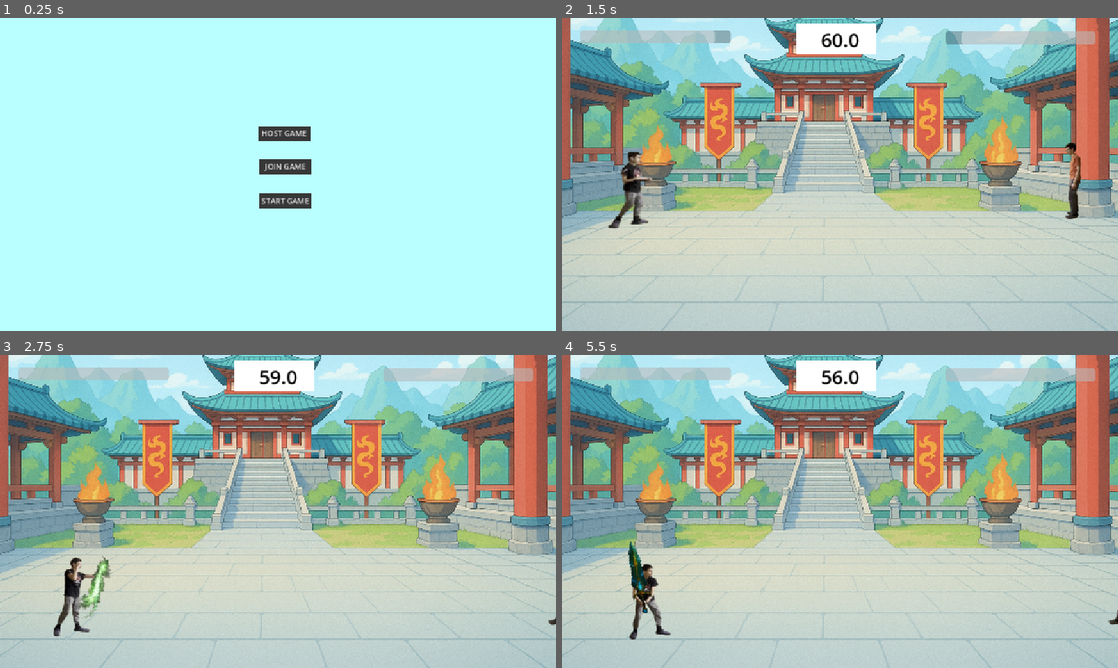
Above: before the commit, frames 1-4 (two rows, left to right).
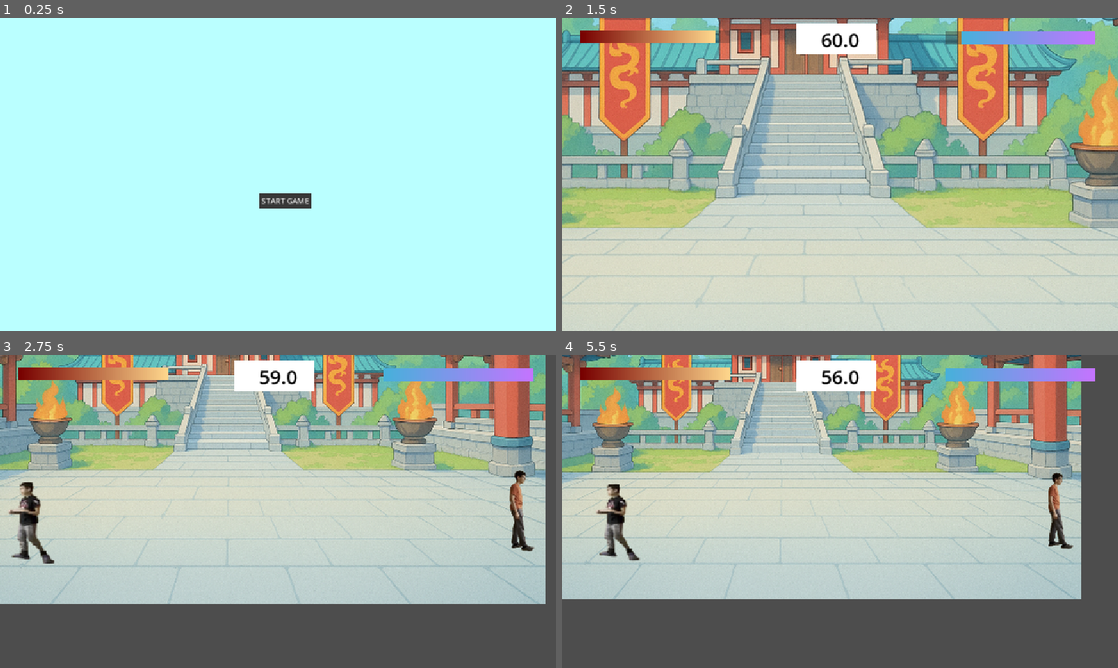
Above: after the commit, the same moments.

Repository: abdallla142/Clash-Point7-22
Game: Godot game, scene res://Scenes/Menu.tscn
Same seed, same stepped clock (60 frames per second), same inputs: the game is played once before the commit and once after it. The engine's default icon, where the game draws it, is replaced by a stand-in: a white triangle on a blue panel in a dark square.
Inputs (mouse positions are in pixels of both pictures, inside the frame that each line leads up to):
- Up to frame 1 (0.25 s): no input
- Up to frame 2 (1.5 s): click (845, 133) at 0.5 s, where only the run before the commit has a clickable "HOST GAME"; click "START GAME" at 1.25 s
- Up to frame 3 (2.75 s): tap Enter (ui_accept) at 2, 2.27 s; hold Right (ui_right) from 2.03 s (still down); tap 1 at 2.1 s; tap 2 at 2.3 s
- Up to frame 4 (5.5 s): tap 2 at 2.85, 5.3 s; tap Enter (ui_accept) at 3.02, 4.52, 5.27 s; tap 3 at 3.05, 3.6 s; release Right (ui_right) at 3.53 s; hold Left (ui_left) 3.53-4.28 s; tap 4 at 3.8, 4.35 s; hold Right (ui_right) from 4.28 s (still down); tap 1 at 4.55 s; tap D (P2_Left) at 5.1 s

The runs differ from the first frame. In frame 1, 0.9% of the frame differs, in the area x 46-56%, y 34-50%; in frame 2, 61%; in frame 3, 82%; in frame 4, 85%, in the area x 0-100%, y 0-100%.
Error before the commit: Attempt to call function 'instantiate' in base 'null instance' on a null instance. (res://Scripts/Menu.gd:54)

Commit message:
new changes

Diff:
--- a/YPSI_eSPorts_2025_CODE313Fighter-main/Scenes/Abdalla.tscn
+++ b/YPSI_eSPorts_2025_CODE313Fighter-main/Scenes/Abdalla.tscn
@@ -894,6 +894,7 @@
 position = Vector2(2.08165e-12, 2.08165e-12)
 disable_mode = 1
 script = ExtResource("1_ok4kl")
+JUMP_VELOCITY = 800.0
 
 [node name="HitBoxManager" type="Node" parent="."]
 
@@ -904,8 +905,9 @@
 
 [node name="PLayer" type="Sprite2D" parent="."]
 material = SubResource("ShaderMaterial_ox1j7")
-position = Vector2(8.99998, 11)
-scale = Vector2(-1.6, 1.6)
+position = Vector2(0, 11)
+rotation = -3.14159
+scale = Vector2(1.6, -1.6)
 texture = ExtResource("3_ryr72")
 hframes = 20
 vframes = 6
--- a/YPSI_eSPorts_2025_CODE313Fighter-main/Scenes/GameUI.tscn
+++ b/YPSI_eSPorts_2025_CODE313Fighter-main/Scenes/GameUI.tscn
@@ -1,6 +1,30 @@
-[gd_scene load_steps=3 format=3 uid="uid://bd4dj8cd766sq"]
+[gd_scene load_steps=11 format=3 uid="uid://bd4dj8cd766sq"]
 
 [ext_resource type="Script" uid="uid://dh8libol1kfft" path="res://Scripts/Gameui.gd" id="1_f5mh8"]
+
+[sub_resource type="StyleBoxFlat" id="StyleBoxFlat_tyage"]
+bg_color = Color(0.176471, 0.176471, 0.176471, 0.388235)
+
+[sub_resource type="Gradient" id="Gradient_37hul"]
+colors = PackedColorArray(0.278431, 0.694118, 0.858824, 1, 0.772549, 0.454902, 1, 1)
+
+[sub_resource type="GradientTexture1D" id="GradientTexture1D_po7eo"]
+gradient = SubResource("Gradient_37hul")
+
+[sub_resource type="StyleBoxTexture" id="StyleBoxTexture_frnsy"]
+texture = SubResource("GradientTexture1D_po7eo")
+
+[sub_resource type="StyleBoxFlat" id="StyleBoxFlat_co6lq"]
+bg_color = Color(0.141176, 0.141176, 0.141176, 0.27451)
+
+[sub_resource type="Gradient" id="Gradient_wjrrg"]
+colors = PackedColorArray(0.466667, 0, 0, 1, 1, 0.847059, 0.552941, 1)
+
+[sub_resource type="GradientTexture1D" id="GradientTexture1D_d8tla"]
+gradient = SubResource("Gradient_wjrrg")
+
+[sub_resource type="StyleBoxTexture" id="StyleBoxTexture_tii1l"]
+texture = SubResource("GradientTexture1D_d8tla")
 
 [sub_resource type="LabelSettings" id="LabelSettings_iecbt"]
 font_size = 40
@@ -21,6 +45,8 @@
 offset_top = 30.0
 offset_right = 1105.0
 offset_bottom = 57.0
+theme_override_styles/background = SubResource("StyleBoxFlat_tyage")
+theme_override_styles/fill = SubResource("StyleBoxTexture_frnsy")
 value = 40.0
 fill_mode = 1
 show_percentage = false
@@ -31,6 +57,8 @@
 offset_top = 28.0
 offset_right = 349.0
 offset_bottom = 55.0
+theme_override_styles/background = SubResource("StyleBoxFlat_co6lq")
+theme_override_styles/fill = SubResource("StyleBoxTexture_tii1l")
 value = 40.0
 show_percentage = false
 
--- a/YPSI_eSPorts_2025_CODE313Fighter-main/Scenes/Menu.tscn
+++ b/YPSI_eSPorts_2025_CODE313Fighter-main/Scenes/Menu.tscn
@@ -32,24 +32,4 @@
 theme_override_styles/normal = SubResource("StyleBoxFlat_4klt7")
 text = "START GAME"
 
-[node name="Host" type="Button" parent="."]
-layout_mode = 0
-offset_left = 534.0
-offset_top = 223.0
-offset_right = 642.0
-offset_bottom = 254.0
-theme_override_styles/normal = SubResource("StyleBoxFlat_4klt7")
-text = "HOST GAME"
-
-[node name="Join" type="Button" parent="."]
-layout_mode = 0
-offset_left = 537.0
-offset_top = 292.0
-offset_right = 645.0
-offset_bottom = 323.0
-theme_override_styles/normal = SubResource("StyleBoxFlat_4klt7")
-text = "JOIN GAME"
-
 [connection signal="pressed" from="Button" to="." method="_on_button_pressed"]
-[connection signal="pressed" from="Host" to="." method="_on_host_pressed"]
-[connection signal="pressed" from="Join" to="." method="_on_join_pressed"]
--- /dev/null
+++ b/YPSI_eSPorts_2025_CODE313Fighter-main/Scenes/camera_2d.gd
@@ -0,0 +1,31 @@
+extends Camera2D
+
+var targets
+
+# Called when the node enters the scene tree for the first time.
+func _ready() -> void:
+	targets = get_parent().get_node("CharacterHolder").get_children()
+
+
+
+# Called every frame. 'delta' is the elapsed time since the previous frame.
+func _process(delta: float) -> void:
+	var pos1 = targets[0].position
+	var pos2 = targets[1].position
+
+	var direction: Vector2 = (pos2 + pos1) * 0.5
+
+	position = lerp(position,(direction),0.5)
+
+	var zoommag: float = ((pos1.x - pos2.x)/50) - 12
+	var actualzoommag: float = min(abs(zoommag),2.0)
+
+	print("old", zoommag)
+	if zoommag > -1:
+		zoommag = -1
+
+	if zoommag < -2:
+		zoommag = -2
+
+	print("new", zoommag)
+	zoom = lerp(zoom,Vector2(abs(zoommag),abs(zoommag)), 2 * delta)
--- a/YPSI_eSPorts_2025_CODE313Fighter-main/Scenes/main.tscn
+++ b/YPSI_eSPorts_2025_CODE313Fighter-main/Scenes/main.tscn
@@ -1,13 +1,12 @@
-[gd_scene load_steps=18 format=3 uid="uid://csffu1fe4ptft"]
+[gd_scene load_steps=17 format=3 uid="uid://csffu1fe4ptft"]
 
 [ext_resource type="Script" uid="uid://bh78m02ffvwnf" path="res://Scripts/main.gd" id="1_abdh4"]
 [ext_resource type="Texture2D" uid="uid://dwykqlu55v5aq" path="res://Assets/daffcb03-e6b3-40e3-a660-23625fba0ef2.png" id="2_kry3j"]
 [ext_resource type="PackedScene" uid="uid://byl3v3v30imig" path="res://Scenes/Abdalla.tscn" id="3_d7tet"]
-[ext_resource type="PackedScene" uid="uid://blxbtqowyv7qr" path="res://Scenes/test_dummy.tscn" id="4_8xkcx"]
 [ext_resource type="PackedScene" uid="uid://bd4dj8cd766sq" path="res://Scenes/GameUI.tscn" id="5_5rfqb"]
+[ext_resource type="Script" uid="uid://dta363rwmq2b6" path="res://Scenes/camera_2d.gd" id="5_6bp64"]
 [ext_resource type="FontFile" uid="uid://cs0ibry8nukf4" path="res://Assets/nougat-extrablack-webfont (2).ttf" id="6_21xkr"]
 [ext_resource type="PackedScene" uid="uid://25ws3tekcp0q" path="res://Scenes/yahya.tscn" id="7_6bp64"]
-[ext_resource type="Script" uid="uid://dwt53cxgybagp" path="res://Scenes/yahya.gd" id="8_344ge"]
 
 [sub_resource type="RectangleShape2D" id="RectangleShape2D_pyqsm"]
 size = Vector2(1154, 152)
@@ -112,7 +111,9 @@
 texture = ExtResource("2_kry3j")
 stretch_mode = 1
 
-[node name="p1" parent="." instance=ExtResource("3_d7tet")]
+[node name="CharacterHolder" type="Node2D" parent="."]
+
+[node name="p1" parent="CharacterHolder" instance=ExtResource("3_d7tet")]
 position = Vector2(1040, 333)
 scale = Vector2(0.6, 0.6)
 wall_min_slide_angle = 0.0
@@ -121,10 +122,11 @@
 JumpUp = 4194320
 FlipX = false
 
-[node name="TestDummy" parent="." instance=ExtResource("4_8xkcx")]
-process_mode = 4
-visible = false
-position = Vector2(-176, 3)
+[node name="CharacterBody2D" parent="CharacterHolder" instance=ExtResource("7_6bp64")]
+position = Vector2(158, 342)
+rotation = 3.14159
+scale = Vector2(0.5, -0.5)
+LeftMove = 65
 
 [node name="StaticBody2D" type="StaticBody2D" parent="."]
 
@@ -133,8 +135,10 @@
 shape = SubResource("RectangleShape2D_pyqsm")
 
 [node name="Camera2D" type="Camera2D" parent="."]
-visible = false
 position = Vector2(589, 340)
+scale = Vector2(-2, 1)
+zoom = Vector2(2, 2)
+script = ExtResource("5_6bp64")
 
 [node name="CanvasLayer" type="CanvasLayer" parent="."]
 
@@ -189,17 +193,5 @@
 shape = SubResource("RectangleShape2D_kry3j")
 debug_color = Color(0.640653, 0.498672, 0.4528, 0.42)
 
-[node name="CharacterBody2D" parent="." instance=ExtResource("7_6bp64")]
-position = Vector2(158, 342)
-rotation = 3.14159
-scale = Vector2(0.5, -0.5)
-script = ExtResource("8_344ge")
-LeftMove = 65
-light_attack = 49
-special = 50
-attack1 = 51
-attack2 = 52
-FlipX = false
-
 [connection signal="Player1Wins" from="CanvasLayer/GUI" to="." method="_on_control_player_1_wins"]
 [connection signal="Player2Wins" from="CanvasLayer/GUI" to="." method="_on_gui_player_2_wins"]
--- a/YPSI_eSPorts_2025_CODE313Fighter-main/Scenes/yahya.gd
+++ /dev/null
@@ -1,162 +0,0 @@
-extends CharacterBody2D
-
-const SPEED = 300.0
-const JUMP_VELOCITY = 400.0
-const maxHP = 300
-var AttackName
-
-signal damaged(amount, thisplayer)
-
-@onready var pkeys = [KEY_1, KEY_2, KEY_3, KEY_4]
-
-@export var LeftMove = KEY_A
-@export var RightMove = KEY_D
-@export var JumpUp = KEY_W
-
-@export var light_attack = KEY_1
-@export var special = KEY_2
-@export var attack1 = KEY_3
-@export var attack2 = KEY_4
-
-@onready var pTimer = $Timer
-@onready var player = $PLayer
-@export var FlipX = true
-@onready var spriteAni = $PLayer/AnimationPlayer
-
-@onready var rTransform = $RemoteTransform2D
-
-var is_attacking = false
-var gravity = ProjectSettings.get_setting("physics/2d/default_gravity")
-
-# Preload effects
-var ExplosionScene = preload("res://Scenes/explosion.tscn")
-var FireScene = preload("res://Scenes/fire.tscn")
-
-enum aniState {
-	ATTACKING,
-	IDLE,
-	DAMAGED
-}
-
-var thisState = aniState.IDLE
-
-func _ready():
-	rTransform.scale.x = boolNegPosReturn(!FlipX)
-	player.flip_h = FlipX
-	pkeys = [special, light_attack, attack1, attack2]
-	spriteAni.connect("animation_finished", Callable(self, "_on_animation_finished"))
-
-func Special():
-	if pTimer.is_stopped() and !is_attacking:
-		is_attacking = true
-		AttackName = "special"
-		spriteAni.play("special")
-		pTimer.one_shot = true
-		pTimer.wait_time = 0.6
-		pTimer.start()
-
-func Light_Attack():
-	if !is_attacking:
-		is_attacking = true
-		spriteAni.play("light_attack")
-
-func Attack1():
-	if !is_attacking:
-		is_attacking = true
-		spriteAni.play("attack1")
-
-func Attack2():
-	if !is_attacking:
-		is_attacking = true
-		spriteAni.play("attack2")
-
-func KeyGetAxis(key1, key2) -> int:
-	var result = 0
-	if Input.is_key_label_pressed(key1):
-		result += 1
-	if Input.is_key_label_pressed(key2):
-		result -= 1
-	return result
-
-func boolNegPosReturn(boolean) -> int:
-	return 1 if boolean else -1
-
-func play_idle_pose():
-	spriteAni.play("walking")
-	spriteAni.seek(0, true)  # Reset to first frame
-
-func _physics_process(delta):
-	if not is_on_floor():
-		velocity.y += gravity * delta
-	else:
-		velocity.y = 0
-
-	var direction = KeyGetAxis(RightMove, LeftMove)
-
-	if direction != 0:
-		velocity.x = direction * SPEED
-		if !is_attacking and spriteAni.current_animation != "walking":
-			spriteAni.play("walking")
-	else:
-		velocity.x = move_toward(velocity.x, 0, 25)
-		if !is_attacking:
-			play_idle_pose()
-
-	if Input.is_key_label_pressed(JumpUp) and is_on_floor():
-		velocity.y = -JUMP_VELOCITY
-
-	move_and_slide()
-
-func stateDecider():
-	if spriteAni.current_animation in ["light_attack", "attack1", "attack2", "special", "lighting"]:
-		thisState = aniState.ATTACKING
-	elif spriteAni.current_animation == "hit":
-		thisState = aniState.DAMAGED
-	else:
-		thisState = aniState.IDLE
-
-func _process(delta):
-	if is_multiplayer_authority():
-		if Input.is_key_label_pressed(pkeys[0]):
-			Special()
-		elif Input.is_key_label_pressed(pkeys[1]):
-			Light_Attack()
-		elif Input.is_key_label_pressed(pkeys[2]):
-			Attack1()
-		elif Input.is_key_label_pressed(pkeys[3]):
-			Attack2()
-
-		stateDecider()
-		rpc("remote_set_position", position)
-
-@rpc("unreliable")
-func remote_set_position(authority_position):
-	global_position = authority_position
-
-func _on_hit_area_2d_area_entered(area):
-	var attacker = area.get_owner()
-
-	if area.name == "HurtArea2D" and attacker != self:
-		spriteAni.play("hit")
-		velocity.x += 500 if FlipX else -500
-		is_attacking = false
-		damaged.emit(30, self)
-		print("I'm being hit by another character!")
-
-		if attacker.AttackName == "special":
-			var fire = FireScene.instantiate()
-			fire.position = global_position
-			get_parent().add_child(fire)
-			fire.call_deferred("set_lifetime", 2.0)
-		else:
-			var explosion = ExplosionScene.instantiate()
-			explosion.position = global_position
-			get_parent().add_child(explosion)
-			explosion.call_deferred("set_lifetime", 2.0)
-
-func _on_animation_finished(anim_name):
-	if anim_name in ["light_attack", "attack1", "attack2", "special", "lighting", "hit"]:
-		is_attacking = false
-		var direction = KeyGetAxis(RightMove, LeftMove)
-		if direction == 0:
-			play_idle_pose()
--- a/YPSI_eSPorts_2025_CODE313Fighter-main/Scenes/yahya.tscn
+++ b/YPSI_eSPorts_2025_CODE313Fighter-main/Scenes/yahya.tscn
@@ -654,6 +654,7 @@
 scale = Vector2(-0.9, 0.9)
 disable_mode = 1
 script = ExtResource("1_ok4kl")
+JUMP_VELOCITY = 700.0
 
 [node name="HitBoxManager" type="Node" parent="."]
 
--- a/YPSI_eSPorts_2025_CODE313Fighter-main/Scripts/CharacterNode.gd
+++ b/YPSI_eSPorts_2025_CODE313Fighter-main/Scripts/CharacterNode.gd
@@ -1,7 +1,7 @@
 extends CharacterBody2D
 
 const SPEED = 300.0
-const JUMP_VELOCITY = 400.0
+@export var JUMP_VELOCITY = 400.0
 const maxHP = 300
 var AttackName
 
@@ -20,6 +20,7 @@
 
 @onready var pTimer = $Timer
 @onready var player = $PLayer
+@export var thisacharacterIsTheWrongway = true
 @export var FlipX = true
 @onready var spriteAni = $PLayer/AnimationPlayer
 
@@ -39,6 +40,7 @@
 }
 
 var thisState = aniState.IDLE
+
 
 func _ready():
 	rTransform.scale.x = boolNegPosReturn(!FlipX)
@@ -72,10 +74,18 @@
 
 func KeyGetAxis(key1, key2) -> int:
 	var result = 0
+
 	if Input.is_key_label_pressed(key1):
-		result += 1
+		FlipX = true
+		result = 1
 	if Input.is_key_label_pressed(key2):
-		result -= 1
+		FlipX = false
+		result = -1
+
+	rTransform.scale.x = boolNegPosReturn(!FlipX)
+	$HitArea2D.scale.x = boolNegPosReturn(!FlipX)
+
+	player.flip_h = FlipX
 	return result
 
 func boolNegPosReturn(boolean) -> int:
--- a/YPSI_eSPorts_2025_CODE313Fighter-main/Scripts/main.gd
+++ b/YPSI_eSPorts_2025_CODE313Fighter-main/Scripts/main.gd
@@ -1,19 +1,23 @@
 extends Node2D
 @onready var player1 = $p1
 @onready var player2 = $CharacterBody2D
+@onready var CharHolder = $CharacterHolder
 @onready var GUI = $CanvasLayer/GUI
 @onready var Win_Animation = $CanvasLayer/Label/AnimationPlayer
 @onready var Win_text = $CanvasLayer/Label
 
 # Called when the node enters the scene tree for the first time.
 func _ready():
+	player1 = CharHolder.get_children()[0]
+	player2 = CharHolder.get_children()[1]
+
 	Win_text.hide()
+
 	var children = get_children()
+
 	player1.damaged.connect(updateGUI)
 	player2.damaged.connect(updateGUI)
 
-
-# Called every frame. 'delta' is the elapsed time since the previous frame.
 func _process(delta):
 	pass
 
@@ -38,9 +42,9 @@
 	await Win_Animation.animation_finished
 	print("plING")
 	# Get the current scene's file pathh
-	var current_scene = get_tree().current_scene.scene_file_path
+	var current_scene = "res://Scenes/main.tscn"
 	# Reload the jjdjjscen
-	get_tree().change_scene_to_file(current_scene)
+	get_tree().change_scene_to_file("res://Scenes/main.tscn")
 
 
 func _on_gui_player_2_wins() -> void:
Not shown, added: YPSI_eSPorts_2025_CODE313Fighter-main/Scenes/camera_2d.gd.uid
Not shown, removed: YPSI_eSPorts_2025_CODE313Fighter-main/Scenes/yahya.gd.uid
